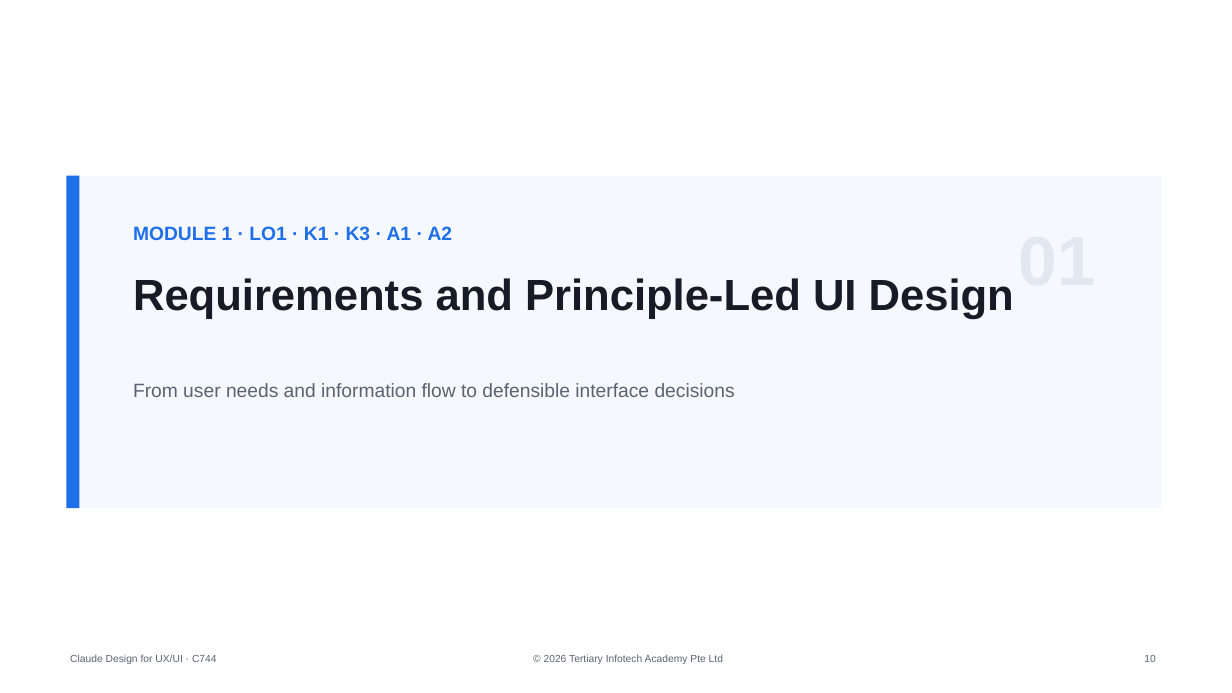
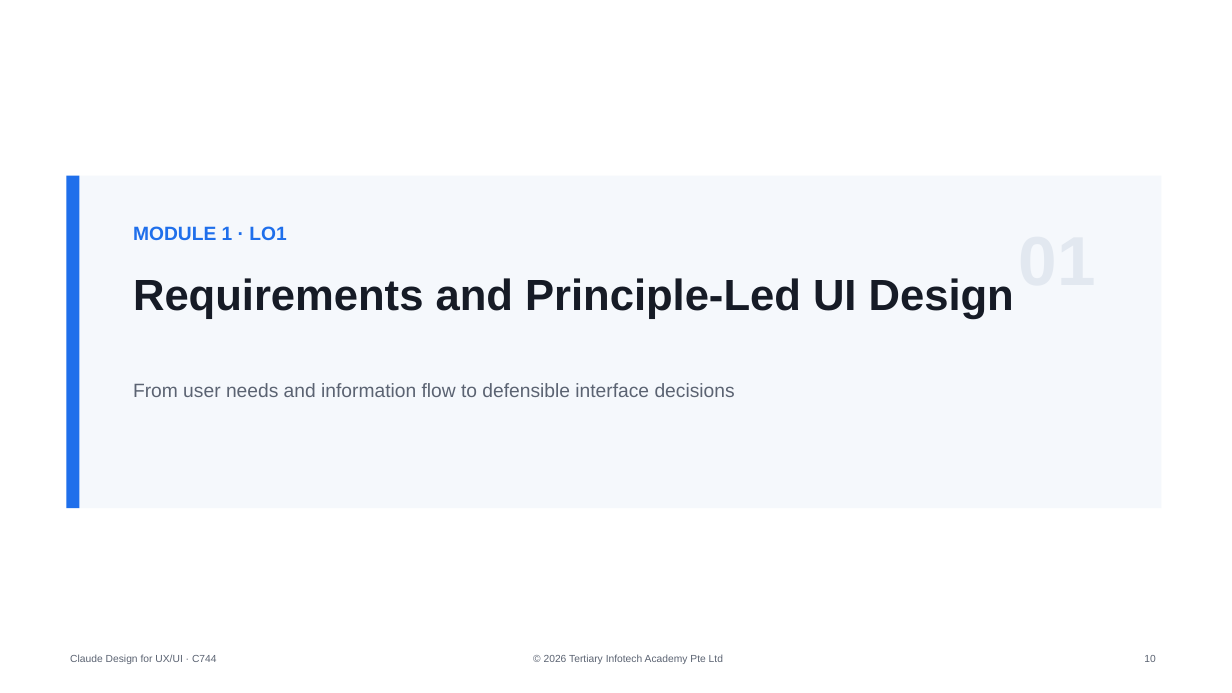
Before and after one commit to tertiarycourses/C744-Claude-Design-for-UX-UI, a slide deck: slide 10 of courseware/Claude Design for UX-UI-v2.0.pptx. Drawn at 1232x693 pixels with LibreOffice and Linux fonts; fonts in the diff are those of the drawing. Boxes give left, top, right and bottom in pixels: in the first picture for what was removed or moved away, otherwise in the second. Text is boxed around its words. In the diff, an @@ line names an element or a change of style, - is before the commit and + after.

```diff
--- a/courseware/Claude Design for UX-UI-v2.0.pptx
+++ b/courseware/Claude Design for UX-UI-v2.0.pptx
@@ text at [133,226,286,240]: text changed @@
-MODULE 1 · LO1 · K1 · K3 · A1 · A2
+MODULE 1 · LO1
```
Also in this commit, not shown: 12 other slides changed, 14 other files.
